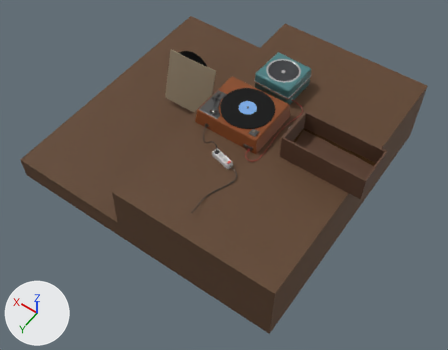
Before and after pictures for a commit that changed the Blender file Development/3D-Modelle/musikplayer.blend.
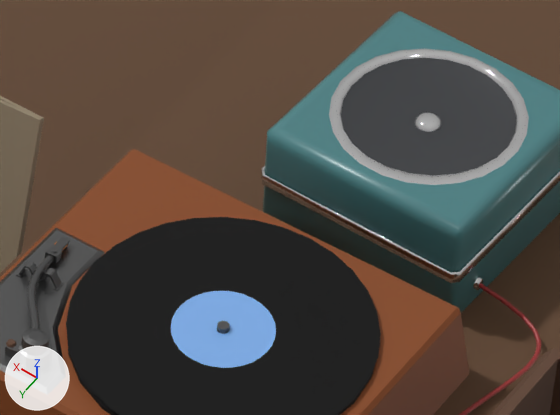
Each version is shown whole from a 50 mm camera at (-8.53, 13.43, 16.34) aimed at (0.18, 1.23, -2.83), then close up on the part from 47% to 68% of the width and 14% to 35% of the height. Arrows for +X, +Y and +Z are at lower left; the lights stay in place.

The scene before the commit, as lines of its bpy script (objects in view):
```python
me_playerbody = bpy.data.meshes.new('PlayerBody')
me_playerbody.from_pydata(...)  # 438 vertices, 320 faces; spans x -2.39..0.36, y -0.39..2.02, z -0.67..0.08
# faces by material slot: [20, 275, 25]
me_playerbody.materials.append(mat_playerbody)  # brown #884c28
me_playerbody.materials.append(mat_playerbodymetal)  # grey #747474
me_playerbody.materials.append(mat_playervinylcarpet)  # black #111111
me_playervelocityknob = bpy.data.meshes.new('PlayerVelocityKnob')
me_playervelocityknob.from_pydata(...)  # 32 vertices, 24 faces; spans x -0.0487..0.0687, y -0.0696..0.0375, z -0.0045..0.0566
# faces by material slot: [18, 6]
me_playervelocityknob.materials.append(mat_playerknob)  # brown #7a6f61
me_playervelocityknob.materials.append(mat_playerknobmetal)  # white #e5e5e5
me_table = bpy.data.meshes.new('Table')
me_table.from_pydata(...)  # 16 vertices, 14 faces; spans x -4.7..7.06, y -5.64..5.42, z -3.58..-0.68
me_table.materials.append(mat_table)  # brown #5f422a
ob_playerbody = bpy.data.objects.new('PlayerBody', me_playerbody)
ob_playerbody.location = (-0.829, 0.829, -0.013)
ob_playerbody.rotation_euler = (0.0, 0.0, -3.142)  # degrees (0, 0, -180)
ob_playervelocityknob = bpy.data.objects.new('PlayerVelocityKnob', me_playervelocityknob)
ob_playervelocityknob.location = (-0.844, 0.867, -0.013)
ob_playervelocityknob.rotation_euler = (0.0, 0.0, -7.064)  # degrees (0, 0, 315)
ob_table = bpy.data.objects.new('Table', me_table)
ob_table.location = (0.0, 0.0, 0.0)
# also in view: 'Speaker' at (-0.09, -2.28, -0.28); 'SpeakerCable' at (-0.95, -0.09, -0.56); 'Drawer' at (-3.46, 0.0, -0.16); 'RecordOnPlayer' at (0.0, 0.0, 0.0); 'ArmArm' at (1.04, 0.44, 0.07)
```
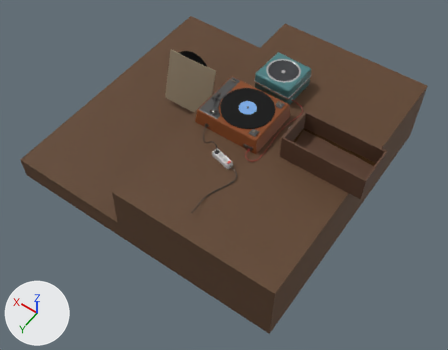
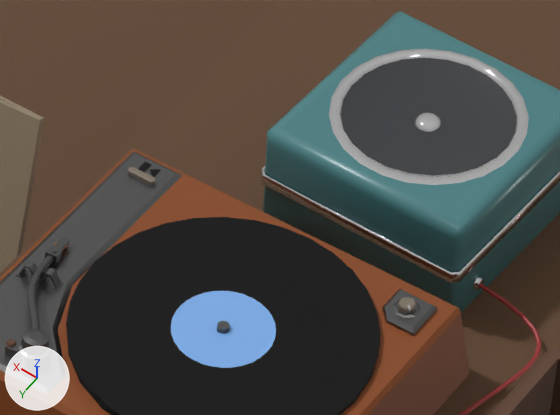
The change, as a list of edits to the scene's bpy script:
```text
Change me_playerbody:
    used by ob_playerbody; location = (-0.829, 0.829, -0.013); rotation_euler = (0.0, 0.0, -3.142), in degrees (0, 0, -180)
    remove me_playerbody.from_pydata(...)  # 438 vertices, 320 faces; spans x -2.39..0.36, y -0.39..2.02, z -0.67..0.08
    add me_playerbody.from_pydata(...)  # 477 vertices, 344 faces; spans x -2.39..0.36, y -0.39..2.02, z -0.67..0.08
    me_playerbody part 1: the loose piece of 15 vertices spanning x -0.13..0.16, y -0.16..0.13, z -0.29..0.0 is copied, and the copy is mirrored in y about its middle, then moved by (0.0, 1.69, 0.0); it spans x -0.13..0.16, y 1.53..1.82, z -0.29..0.0
    me_playerbody part 2: a new loose piece of 16 vertices spanning x -0.07..0.1, y 1.59..1.76, z 0.0..0.01
    me_playerbody part 3
    6 vertices are removed from x -2.27..-1.87, y 0.97..1.01, z -0.05..-0.02
    6 faces are deleted
    14 vertices are added at x -2.27..-1.87, y 1.74..1.9, z -0.05..-0.02
    6 new faces join them, mat_playerbodymetal (grey #747474)
    2 new faces join them, mat_playervinylcarpet (black #111111)
Add me_cube:
    me_cube.from_pydata(...)  # 24 vertices, 18 faces; spans x 0.946..1.155, y -0.891..-0.84, z 0.003..0.055
    me_cube.materials.append(mat_playerknob)  # brown #7a6f61
Add ob_playervelocityknob_001:
    ob_playervelocityknob_001 = bpy.data.objects.new('PlayerVelocityKnob.001', me_playervelocityknob.copy())  # the mesh of ob_playervelocityknob
    ob_playervelocityknob_001.location = (-0.844, -0.824, -0.013)
    ob_playervelocityknob_001.rotation_euler = (0.0, 0.0, -7.064)  # degrees (0, 0, 315)
Add ob_cube:
    ob_cube = bpy.data.objects.new('Cube', me_cube)
    ob_cube.location = (0.186, 0.0, -0.059)
```

Changed parts and their boxes (x1, y1, x2, y2) in the close-ups (560 x 415 px; the box of a moved part takes in the faces that stretch with it):
'Cube', added
    after: (128, 167, 156, 185)
'PlayerVelocityKnob.001', added
    after: (398, 297, 416, 314)
    faces in mat_playerknob (brown #7a6f61): (398, 297, 416, 314)
part 1 of me_playerbody, added
    after: (382, 289, 437, 336)
part 2 of me_playerbody, added
    after: (393, 300, 421, 318)
part 3 of me_playerbody, moved or reshaped
    before: (24, 228, 105, 285)
    after: (24, 151, 182, 285)
